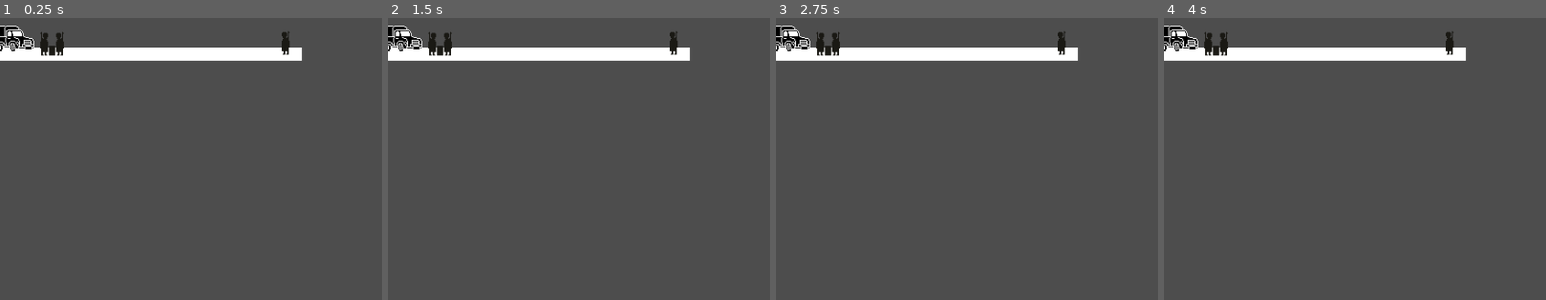
Above: before the commit, frames 1-4 (left to right).
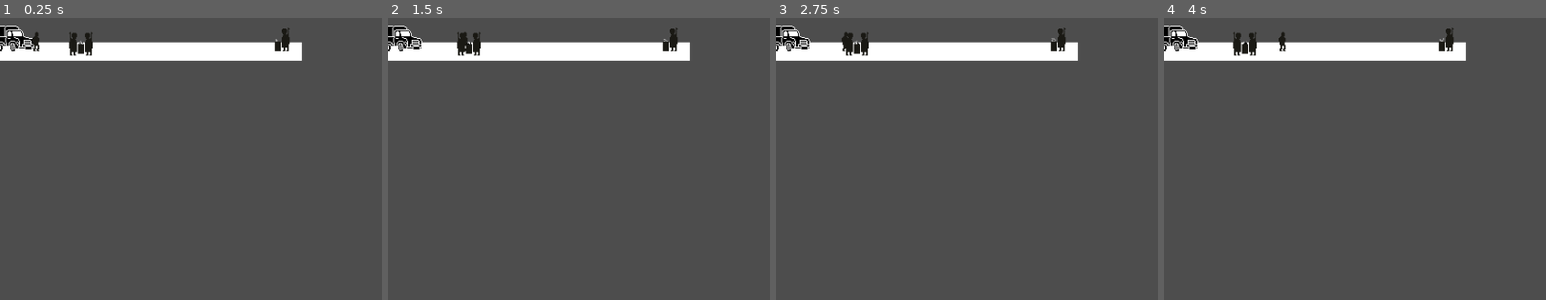
Above: after the commit, the same moments.

Repository: Eptwalabha/nj6-freeze
Game: Godot game, scene res://scene/game/lvl-labor.tscn
Same seed, same stepped clock (60 frames per second), same inputs: the game is played once before the commit and once after it. This scene is started directly instead of the project's main scene. Sound files missing from this copy of the repository are replaced by a short silence.
Inputs:
- Up to frame 1 (0.25 s): no input
- Up to frame 2 (1.5 s): tap Enter (ui_accept) at 0.5, 0.6, 0.77, 1.07, 1.35 s; hold Right (move_right) from 0.53 s (still down)
- Up to frame 3 (2.75 s): tap Enter (ui_accept) at 1.52, 1.82, 2, 2.1 s; release Right (move_right) at 2.03 s; hold Left (move_left) from 2.03 s (still down)
- Up to frame 4 (4 s): tap Enter (ui_accept) at 2.75, 2.85, 3.02, 3.32, 3.5, 3.6, 3.77 s; release Left (move_left) at 2.78 s; hold Right (move_right) from 2.78 s (still down)
The pictures show only the part of the screen within x 0-50%, y 0-50%; the shares and areas given below are measured in that part.

The runs differ from the first frame. In frame 1, 2.1% of the frame differs, in the area x 1-79%, y 3-14%; in frame 2, 2.0%; in frame 3, 2.1%; in frame 4, 2.1%.

Commit message:
scene swap + player control

Diff:
--- a/game-data.gd
+++ b/game-data.gd
@@ -5,6 +5,13 @@
 
 var audio : AudioHandler
 
+var scenes : Dictionary = {
+	"intro" : preload("res://scene/cutscenes/cs-intro.tscn"),
+	"lvl-01" : preload("res://scene/game/lvl-labor.tscn")
+}
+
+var current_scene = "intro"
+
 func _ready() -> void:
 	audio = preload("res://scene/core/audio.tscn").instantiate()
 	add_child(audio)
--- a/main.gd
+++ b/main.gd
@@ -58,3 +58,8 @@
 	palette = new_palette
 	RenderingServer.global_shader_parameter_set("color_palette_light", Color(palettes[palette][0]))
 	RenderingServer.global_shader_parameter_set("color_palette_dark",  Color(palettes[palette][1]))
+
+func _on_intro_load_next_level(next_level) -> void:
+	var level = GameData.scenes[next_level].instantiate()
+	screen.get_child(0).queue_free()
+	screen.add_child(level)
--- a/main.tscn
+++ b/main.tscn
@@ -50,3 +50,5 @@
 [node name="NokiaShader" type="ColorRect" parent="AspectRatioContainer"]
 material = SubResource("ShaderMaterial_udw2h")
 layout_mode = 2
+
+[connection signal="load_next_level" from="SubViewportContainer/Screen/Intro" to="." method="_on_intro_load_next_level"]
--- /dev/null
+++ b/scene/core/player.gd
@@ -0,0 +1,22 @@
+extends CharacterBody2D
+
+
+const SPEED = 30.0
+const JUMP_VELOCITY = -40.0
+
+# Get the gravity from the project settings to be synced with RigidBody nodes.
+var gravity: int = ProjectSettings.get_setting("physics/2d/default_gravity")
+
+
+func _physics_process(delta: float) -> void:
+	# Add the gravity.
+	if not is_on_floor():
+		velocity.y += gravity * delta
+
+	# Handle jump.
+	if Input.is_action_just_pressed("ui_accept") and is_on_floor():
+		velocity.y = JUMP_VELOCITY
+
+	velocity.x = Input.get_axis("move_left", "move_right") * 48.0
+
+	move_and_slide()
--- /dev/null
+++ b/scene/core/player.tscn
@@ -0,0 +1,22 @@
+[gd_scene load_steps=4 format=3 uid="uid://n5iv26l5gsf2"]
+
+[ext_resource type="Script" path="res://scene/core/player.gd" id="1_gs02o"]
+[ext_resource type="Texture2D" uid="uid://c6ub2d4kngpp3" path="res://assets/img/arts/arts.png" id="1_vt8i7"]
+
+[sub_resource type="RectangleShape2D" id="RectangleShape2D_imbqk"]
+size = Vector2(8, 22)
+
+[node name="Player" type="CharacterBody2D"]
+position = Vector2(31, 26)
+script = ExtResource("1_gs02o")
+metadata/_edit_group_ = true
+
+[node name="Sprite2D" type="Sprite2D" parent="."]
+position = Vector2(0, -11)
+texture = ExtResource("1_vt8i7")
+region_enabled = true
+region_rect = Rect2(11, 25, 8, 22)
+
+[node name="CollisionShape2D" type="CollisionShape2D" parent="."]
+position = Vector2(0, -11)
+shape = SubResource("RectangleShape2D_imbqk")
--- a/scene/cutscenes/cs-intro.gd
+++ b/scene/cutscenes/cs-intro.gd
@@ -1,5 +1,7 @@
 class_name CS_intro
 extends Node
+
+signal load_next_level(next_level)
 
 @onready var animation_player: AnimationPlayer = $AnimationPlayer
 @onready var title: Node2D = $Title
@@ -34,7 +36,7 @@
 	if inmate_to_spawn > 0:
 		spawn_inmate.start(1.5 + randf() * 2.0)
 	else:
-		get_tree().quit()
+		load_next_level.emit("lvl-01")
 
 func _on_skip_skipped() -> void:
-	print("boom")
+	load_next_level.emit("lvl-01")
--- a/scene/cutscenes/cs-intro.tscn
+++ b/scene/cutscenes/cs-intro.tscn
@@ -47,9 +47,9 @@
 tracks/1/interp = 1
 tracks/1/loop_wrap = true
 tracks/1/keys = {
-"handle_modes": PackedInt32Array(0, 0, 0, 0, 0, 0, 0, 0, 0, 0, 0, 0, 0, 0, 0, 0, 0, 0),
-"points": PackedFloat32Array(44, -0.25, 0, 0.25, 0, 44, -0.2 …(160 unchanged characters)… 25, 0, 0.25, 0, 44, -0.25, 0, 0.25, 0, 44, -0.25, 0, 0.25, 0, 43, -0.25, 0, 0.25, 0, 44, -0.25, 0, 0.25, 0, 44, -0.25, 0, 0.25, 0, 43, -0.25, 0, 0.25, 0, 44, -0.25, 0, 0.25, 0, 43, -0.25, 0, 0.25, 0, 44, -0.25, 0, 0.25, 0),
-"times": PackedFloat32Array(0, 0.4, 0.5, 0.6, 1.1, 1.2, 1.3, 2.2, 2.3, 2.4, 3.6, 3.7, 3.8, 4.4, 4.5, 4.6, 4.7, 5)
+"handle_modes": PackedInt32Array(0, 0, 0, 0, 0, 0, 0, 0, 0, 0, 0, 0),
+"points": PackedFloat32Array(44, -0.25, 0, 0.25, 0, 44, -0.2 …(160 unchanged characters)… 25, 0, 0.25, 0, 44, -0.25, 0, 0.25, 0, 43, -0.25, 0, 0.25, 0, 44, -0.25, 0, 0.25, 0),
+"times": PackedFloat32Array(0, 2.2, 2.3, 2.4, 3, 3.1, 3.2, 4.4, 4.5, 4.6, 4.7, 5)
 }
 tracks/2/type = "method"
 tracks/2/imported = false
@@ -122,6 +122,7 @@
 
 [node name="Skip" parent="." instance=ExtResource("4_6bpeq")]
 position = Vector2(77, 0)
+time_to_skip = 1.0
 
 [node name="AnimationPlayer" type="AnimationPlayer" parent="."]
 libraries = {
--- a/scene/cutscenes/tiny-human.tscn
+++ b/scene/cutscenes/tiny-human.tscn
@@ -72,4 +72,5 @@
 position = Vector2(0, -3)
 texture = ExtResource("1_dwrb7")
 hframes = 6
+vframes = 2
 frame = 3
--- a/scene/cutscenes/tiny-inmate.gd
+++ b/scene/cutscenes/tiny-inmate.gd
@@ -7,7 +7,7 @@
 var global_target : Vector2 = global_position
 var moving : bool = false
 
-const SPEED : float = 3.0
+const SPEED : float = 2.0
 
 func _process(delta: float) -> void:
 	if moving:
--- a/scene/game/lvl-labor.tscn
+++ b/scene/game/lvl-labor.tscn
@@ -1,7 +1,9 @@
-[gd_scene load_steps=6 format=3 uid="uid://cf5bjhfx58nye"]
+[gd_scene load_steps=8 format=3 uid="uid://cf5bjhfx58nye"]
 
 [ext_resource type="Script" path="res://scene/game/lvl-labor.gd" id="1_nxpqg"]
 [ext_resource type="Texture2D" uid="uid://c6ub2d4kngpp3" path="res://assets/img/arts/arts.png" id="2_gfcca"]
+[ext_resource type="PackedScene" uid="uid://dudspe5n6qgqp" path="res://scene/props/barrel.tscn" id="3_6eq47"]
+[ext_resource type="PackedScene" uid="uid://n5iv26l5gsf2" path="res://scene/core/player.tscn" id="4_kg5mr"]
 
 [sub_resource type="WorldBoundaryShape2D" id="WorldBoundaryShape2D_tsfmo"]
 distance = -38.0
@@ -19,6 +21,7 @@
 metadata/_edit_vertical_guides_ = [84.0, 168.0, 252.0, 336.0]
 
 [node name="ParallaxBackground" type="ParallaxBackground" parent="."]
+follow_viewport_enabled = true
 
 [node name="Background" type="ParallaxLayer" parent="ParallaxBackground"]
 motion_scale = Vector2(0.8, 0.8)
@@ -26,8 +29,8 @@
 [node name="ParallaxLayer" type="ParallaxLayer" parent="ParallaxBackground"]
 
 [node name="Sprite2D" type="Sprite2D" parent="ParallaxBackground/ParallaxLayer"]
-position = Vector2(168, 41.5)
-scale = Vector2(354, 15)
+position = Vector2(168, 38.5)
+scale = Vector2(354, 21)
 texture = ExtResource("2_gfcca")
 region_enabled = true
 region_rect = Rect2(54, 10, 1, 1)
@@ -38,9 +41,13 @@
 region_enabled = true
 region_rect = Rect2(84, 17, 55, 30)
 
-[node name="Gard" type="Sprite2D" parent="ParallaxBackground/ParallaxLayer"]
-position = Vector2(50, 29)
+[node name="Barrel2" parent="ParallaxBackground/ParallaxLayer" instance=ExtResource("3_6eq47")]
+position = Vector2(317, 38)
+
+[node name="Gard2" type="Sprite2D" parent="ParallaxBackground/ParallaxLayer"]
+position = Vector2(327, 24)
 texture = ExtResource("2_gfcca")
+flip_h = true
 region_enabled = true
 region_rect = Rect2(0, 20, 10, 27)
 
@@ -50,30 +57,38 @@
 shape = SubResource("WorldBoundaryShape2D_tsfmo")
 
 [node name="Right" type="CollisionShape2D" parent="ParallaxBackground/ParallaxLayer/StaticBody2D"]
+position = Vector2(-18, 0)
 shape = SubResource("WorldBoundaryShape2D_yeiyj")
 
 [node name="Left" type="CollisionShape2D" parent="ParallaxBackground/ParallaxLayer/StaticBody2D"]
 shape = SubResource("WorldBoundaryShape2D_4upby")
 
+[node name="Player" parent="ParallaxBackground/ParallaxLayer" instance=ExtResource("4_kg5mr")]
+position = Vector2(41, 36)
+
+[node name="Camera2D" type="Camera2D" parent="ParallaxBackground/ParallaxLayer/Player"]
+position = Vector2(0, -6)
+limit_left = 0
+limit_top = 0
+limit_bottom = 48
+limit_smoothed = true
+position_smoothing_speed = 10.0
+
 [node name="Foreground" type="ParallaxLayer" parent="ParallaxBackground"]
 motion_scale = Vector2(1.2, 1.2)
 
+[node name="Gard" type="Sprite2D" parent="ParallaxBackground/Foreground"]
+position = Vector2(83, 29)
+texture = ExtResource("2_gfcca")
+region_enabled = true
+region_rect = Rect2(0, 20, 10, 27)
+
 [node name="Gard3" type="Sprite2D" parent="ParallaxBackground/Foreground"]
-position = Vector2(69, 29)
+position = Vector2(102, 29)
 texture = ExtResource("2_gfcca")
 flip_h = true
 region_enabled = true
 region_rect = Rect2(0, 20, 10, 27)
 
-[node name="Gard2" type="Sprite2D" parent="ParallaxBackground/Foreground"]
-position = Vector2(327, 28)
-texture = ExtResource("2_gfcca")
-flip_h = true
-region_enabled = true
-region_rect = Rect2(0, 20, 10, 27)
-
-[node name="Barrel" type="Sprite2D" parent="ParallaxBackground/Foreground"]
-position = Vector2(59, 37)
-texture = ExtResource("2_gfcca")
-region_enabled = true
-region_rect = Rect2(20, 36, 7, 11)
+[node name="Barrel" parent="ParallaxBackground/Foreground" instance=ExtResource("3_6eq47")]
+position = Vector2(92, 41)
--- /dev/null
+++ b/scene/props/barrel.tscn
@@ -0,0 +1,34 @@
+[gd_scene load_steps=4 format=3 uid="uid://dudspe5n6qgqp"]
+
+[ext_resource type="Texture2D" uid="uid://c6ub2d4kngpp3" path="res://assets/img/arts/arts.png" id="1_4c37t"]
+[ext_resource type="Material" uid="uid://bhaiush2cvw0u" path="res://assets/material/invert.tres" id="2_6uinu"]
+
+[sub_resource type="RectangleShape2D" id="RectangleShape2D_5cc0v"]
+size = Vector2(44, 36)
+
+[node name="Barrel" type="Node2D"]
+
+[node name="Area2D" type="Area2D" parent="."]
+
+[node name="CollisionShape2D" type="CollisionShape2D" parent="Area2D"]
+position = Vector2(0, -18)
+shape = SubResource("RectangleShape2D_5cc0v")
+
+[node name="Fire" type="CPUParticles2D" parent="."]
+modulate = Color(0, 0, 0, 1)
+material = ExtResource("2_6uinu")
+position = Vector2(0.5, -11.5)
+amount = 10
+lifetime = 0.6
+preprocess = 0.6
+lifetime_randomness = 0.5
+local_coords = true
+emission_shape = 3
+emission_rect_extents = Vector2(2.5, 0)
+gravity = Vector2(0, -20)
+
+[node name="Barrel" type="Sprite2D" parent="."]
+texture = ExtResource("1_4c37t")
+offset = Vector2(0.5, -5.5)
+region_enabled = true
+region_rect = Rect2(20, 36, 7, 11)
Binary file changed: assets/img/arts/human.png
Not shown: 1 places in scene/cutscenes/skip-cutscene.tscn that only renumber resources
Not shown, changed: assets/img/arts/human.pxo
